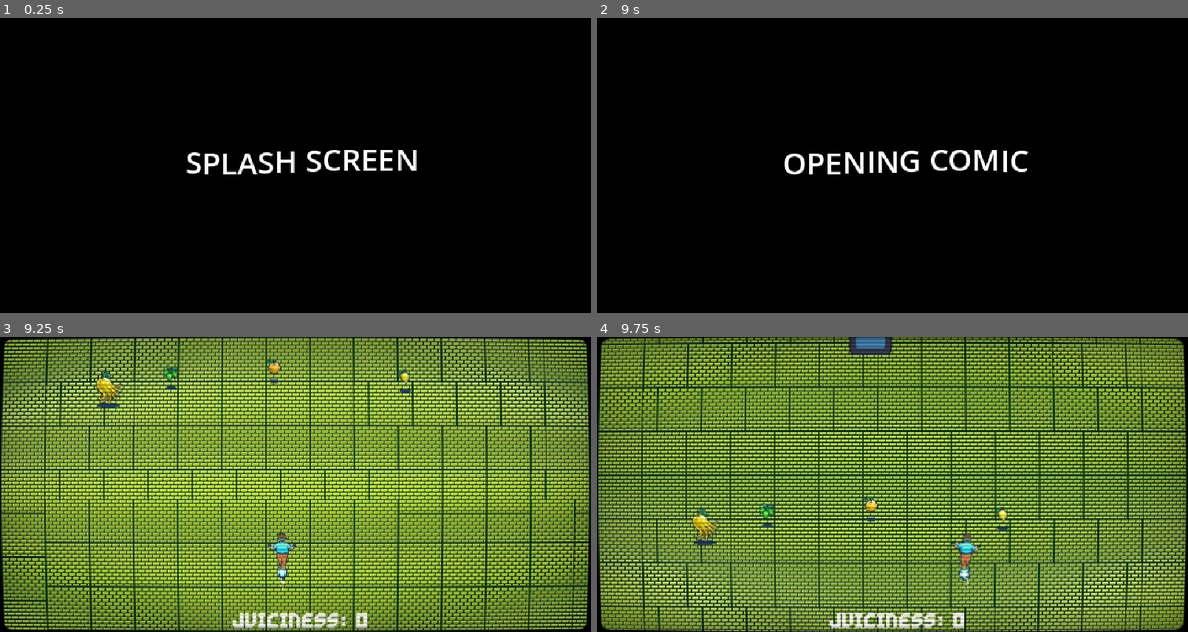
Above: before the commit, frames 1-4 (two rows, left to right).
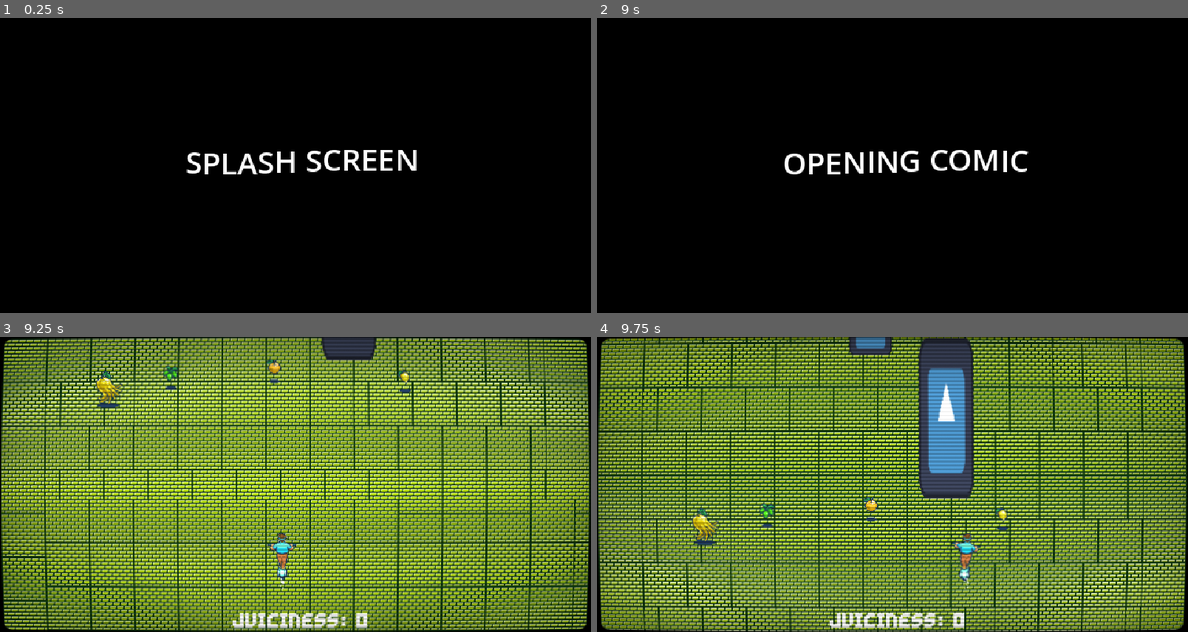
Above: after the commit, the same moments.

Repository: casualxcrisis/citrus-inc
Game: Godot game, scene res://scenes/ui/splash_screen.tscn
Same seed, same stepped clock (60 frames per second), same inputs: the game is played once before the commit and once after it. The engine's default icon, where the game draws it, is replaced by a stand-in: a white triangle on a blue panel in a dark square.
Inputs (mouse positions are in pixels of both pictures, inside the frame that each line leads up to):
- Up to frame 1 (0.25 s): no input
- Up to frame 2 (9 s): move the mouse to (1022, 150) at 0.52 s; move the mouse to (774, 180) at 1.27 s; move the mouse to (951, 100) at 2.02 s; move the mouse to (862, 224) at 2.77 s; move the mouse to (1069, 209) at 3.52 s; move the mouse to (715, 121) at 4.27 s; move the mouse to (922, 165) at 5.02 s; move the mouse to (803, 91) at 5.77 s; move the mouse to (1022, 150) at 6.52 s; move the mouse to (774, 180) at 7.27 s; move the mouse to (951, 100) at 8.02 s; move the mouse to (862, 224) at 8.77 s
- Up to frame 3 (9.25 s): no input
- Up to frame 4 (9.75 s): move the mouse to (1069, 528) at 9.52 s

Frames 1-2 are identical in both runs. In frame 3, 0.7% of the frame differs, in the area x 54-64%, y 0-8%; in frame 4, 4.9%, in the area x 54-64%, y 0-55%.

Commit message:
Added basic car functionality, player and world movement stops.

Diff:
--- a/assets/scripts/player/mouse_player.gd
+++ b/assets/scripts/player/mouse_player.gd
@@ -13,6 +13,9 @@
 		vel = vel.normalized() * Global.base_speed
 	velocity = vel * Global.base_accel
 	velocity.y = 0
+	if Global.car_bool:
+		Global.base_accel = 0.0
+		Global.base_speed = 0
 	move_and_slide()
 
 	## animation stuff
@@ -55,6 +58,7 @@
 		await get_tree().create_timer(0.0009).timeout #ridiculous but it works
 		Global.shake_switch = false
 
+
 func _on_pick_up_area_body_entered(body: Node2D) -> void:
 	if body.is_in_group("lime"):
 		if Global.buddha_bool:
@@ -79,3 +83,9 @@
 		Global.buddha_bool = true
 		body.queue_free()
 		print(Global.buddha_bool)
+
+
+func _on_hit_area_body_entered(body: Node2D) -> void:
+	if body.is_in_group("car"):
+		Global.car_bool = true
+		%CarCrash.play()
--- a/assets/scripts/system/global.gd
+++ b/assets/scripts/system/global.gd
@@ -4,6 +4,8 @@
 var base_speed = 95
 var base_accel = 3.0
 var shake_switch = false
+var terrain_speed = -300.0
+var car_bool = false
 
 #Score
 var fruit_score = 0
--- a/assets/scripts/system/terrain_controller.gd
+++ b/assets/scripts/system/terrain_controller.gd
@@ -2,7 +2,7 @@
 class_name TerrainController2D
 
 @export var terrain_scenes: Array[PackedScene] = []
-@export var terrain_velocity: float =  -300.0
+@export var terrain_velocity: float =  Global.terrain_speed
 @export_range(2, 100,1) var num_terrain_blocks: int = 8
 @export var cull_y: float = 720.0
 
@@ -21,8 +21,11 @@
 func _physics_process(delta: float) -> void:
 	_progress_terrain(delta)
 	#print(%SpeedUpTimer.time_left)
-	#print(terrain_velocity)
-	print(Global.buddha_bool)
+	print(terrain_velocity)
+	#print(Global.buddha_bool)
+	if Global.car_bool:
+		terrain_velocity = 0.0
+		%SpeedUpTimer.is_stopped()
 
 func _init_blocks(number_of_blocks: int) -> void:
 	for i in range(number_of_blocks):
@@ -77,3 +80,5 @@
 	tween.set_ease(Tween.EASE_IN)
 	tween.tween_property(self, "terrain_velocity", (current_terrain_vel - 50), 3.0) #duration and speed up amount can be tweaked to levels that make sense here
 	%SpeedUpTimer.start(10) #should add different timer amounts for different speed levels i.e. one time for easy and middle speeds and longer timer for the last harder ones <800 is impossible tho
+	if Global.car_bool:
+		tween.kill()
--- a/project.godot
+++ b/project.godot
@@ -36,6 +36,7 @@
 buddha=""
 lemon=""
 orange=""
+car=""
 
 [input]
 
--- a/scenes/environment/terrains/terrain_section_1.tscn
+++ b/scenes/environment/terrains/terrain_section_1.tscn
@@ -7,6 +7,7 @@
 [ext_resource type="PackedScene" uid="uid://dk535grgualkj" path="res://scenes/pickups/orange.tscn" id="5_o83ve"]
 [ext_resource type="PackedScene" uid="uid://bfu5o8nu4g5q4" path="res://scenes/pickups/lemon.tscn" id="6_bfuwf"]
 [ext_resource type="PackedScene" uid="uid://cxhioekjgf8e0" path="res://scenes/pickups/buddha_hand.tscn" id="7_byhto"]
+[ext_resource type="PackedScene" uid="uid://b7kymm6g3fhno" path="res://scenes/obstacles/car.tscn" id="8_bfuwf"]
 
 [sub_resource type="TileSetAtlasSource" id="TileSetAtlasSource_djdgl"]
 texture = ExtResource("2_7cnqw")
@@ -98,3 +99,6 @@
 
 [node name="BuddhaHand" parent="." unique_id=880516284 instance=ExtResource("7_byhto")]
 position = Vector2(115, -88)
+
+[node name="Car" parent="." unique_id=485954393 instance=ExtResource("8_bfuwf")]
+position = Vector2(377, -172)
--- a/scenes/obstacles/car.tscn
+++ b/scenes/obstacles/car.tscn
@@ -5,7 +5,9 @@
 [sub_resource type="RectangleShape2D" id="RectangleShape2D_d0prb"]
 size = Vector2(56, 164)
 
-[node name="Car" type="StaticBody2D" unique_id=485954393]
+[node name="Car" type="StaticBody2D" unique_id=485954393 groups=["car"]]
+collision_layer = 4
+collision_mask = 4
 
 [node name="CollisionShape2D" type="CollisionShape2D" parent="." unique_id=1405853494]
 position = Vector2(2, -34)
--- a/scenes/player/mouse_player.tscn
+++ b/scenes/player/mouse_player.tscn
@@ -2,6 +2,7 @@
 
 [ext_resource type="Script" uid="uid://btsj6reuh657e" path="res://assets/scripts/player/mouse_player.gd" id="1_f33fw"]
 [ext_resource type="Texture2D" uid="uid://b17ky6to7c1wv" path="res://assets/art/player-Sheet.png" id="2_f33fw"]
+[ext_resource type="AudioStream" uid="uid://l0uknt8r562m" path="res://assets/soundfx/cat-fox_alex__sfx_29.wav" id="3_s1xe2"]
 
 [sub_resource type="RectangleShape2D" id="RectangleShape2D_0yd1l"]
 size = Vector2(25, 10)
@@ -199,6 +200,8 @@
 scale_amount_curve = SubResource("Curve_6isrq")
 
 [node name="HitArea" type="Area2D" parent="." unique_id=1159033916]
+collision_layer = 5
+collision_mask = 5
 
 [node name="CollisionShape2D" type="CollisionShape2D" parent="HitArea" unique_id=1078264532]
 position = Vector2(0, 20)
@@ -235,6 +238,11 @@
 [node name="InvincibilityAura" type="AudioStreamPlayer2D" parent="." unique_id=565876370]
 unique_name_in_owner = true
 
+[node name="CarCrash" type="AudioStreamPlayer2D" parent="." unique_id=781222131]
+unique_name_in_owner = true
+stream = ExtResource("3_s1xe2")
+
 [connection signal="animation_finished" from="AnimatedSprite2D" to="." method="_on_animated_sprite_2d_animation_finished"]
 [connection signal="area_entered" from="HitArea" to="." method="_on_hit_area_area_entered"]
+[connection signal="body_entered" from="HitArea" to="." method="_on_hit_area_body_entered"]
 [connection signal="body_entered" from="PickUpArea" to="." method="_on_pick_up_area_body_entered"]
Not shown, added: assets/soundfx/cat-fox_alex__sfx_29.wav.import
Not shown, added: assets/soundfx/cat-fox_alex__sfx_29.wav
